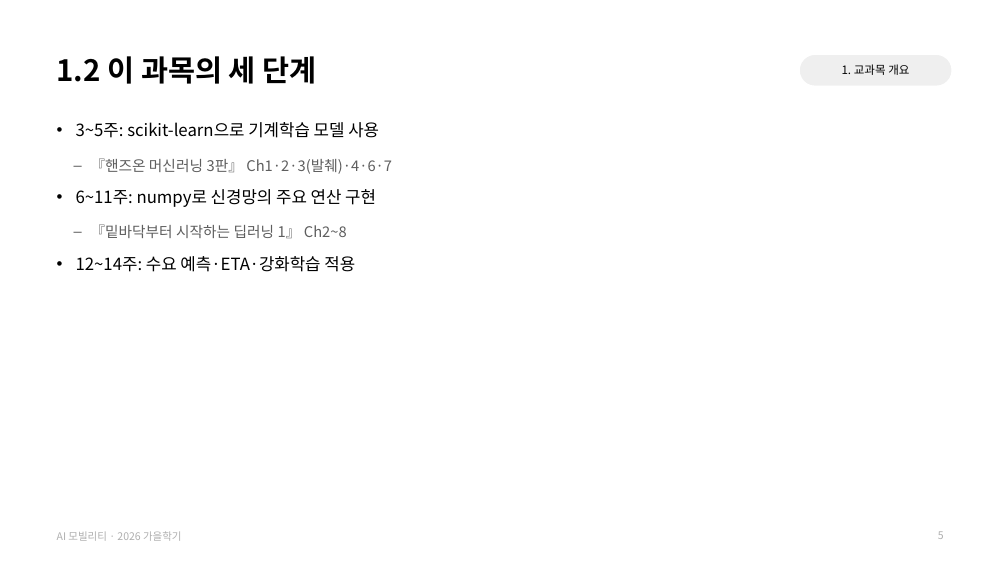
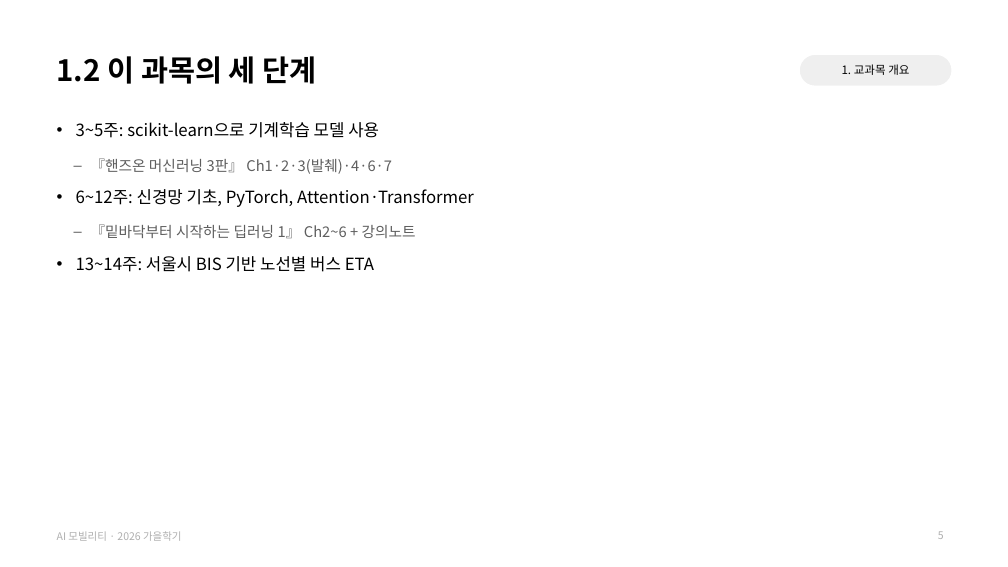
Before and after one commit to jihoyeo/ai-mobility, a slide deck: slide 5 of slides/week01/AI모빌리티_01_오리엔테이션.pptx. Drawn at 1008x567 pixels with LibreOffice and Linux fonts; fonts in the diff are those of the drawing. Boxes give left, top, right and bottom in pixels: in the first picture for what was removed or moved away, otherwise in the second. Text is boxed around its words. In the diff, an @@ line names an element or a change of style, - is before the commit and + after.

```diff
--- a/slides/week01/AI모빌리티_01_오리엔테이션.pptx
+++ b/slides/week01/AI모빌리티_01_오리엔테이션.pptx
@@ text at [76, 189, 474, 272]: text changed @@
-• 6~11주: numpy로 신경망의 주요 연산 구현
-  – 『밑바닥부터 시작하는 딥러닝 1』 Ch2~8
-• 12~14주: 수요 예측·ETA·강화학습 적용
+• 6~12주: 신경망 기초, PyTorch, Attention·Transformer
+  – 『밑바닥부터 시작하는 딥러닝 1』 Ch2~6 + 강의노트
+• 13~14주: 서울시 BIS 기반 노선별 버스 ETA
```
Also in this commit, not shown: 21 other slides changed, 3 slides added, 5 slides removed, 15 other files.
